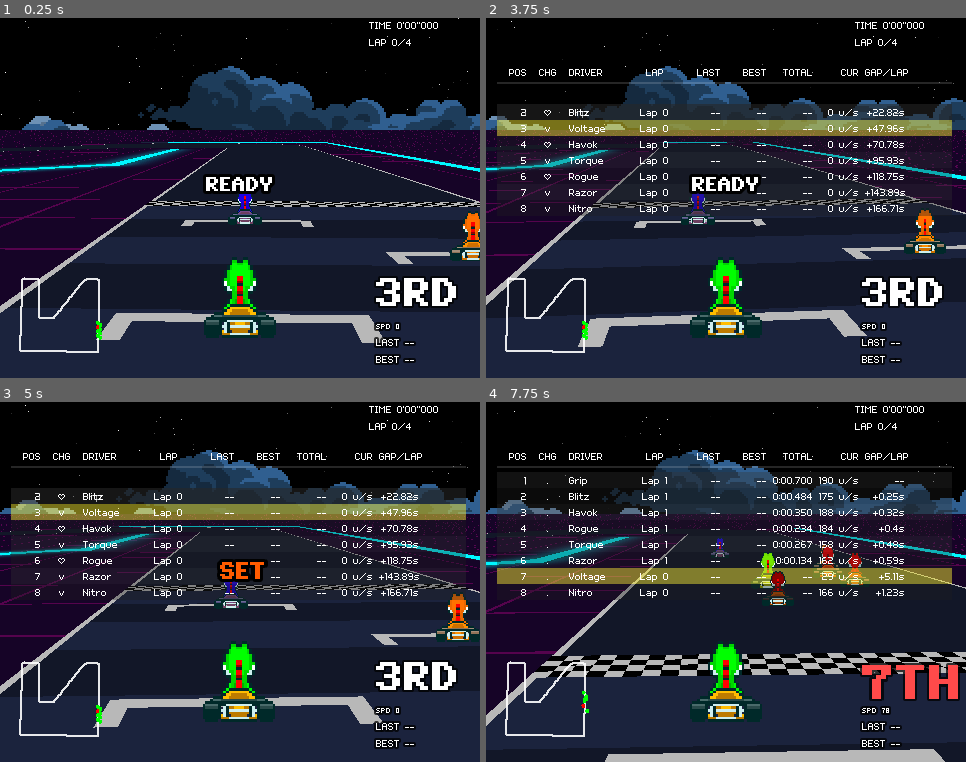
Above: before the commit, frames 1-4 (two rows, left to right).
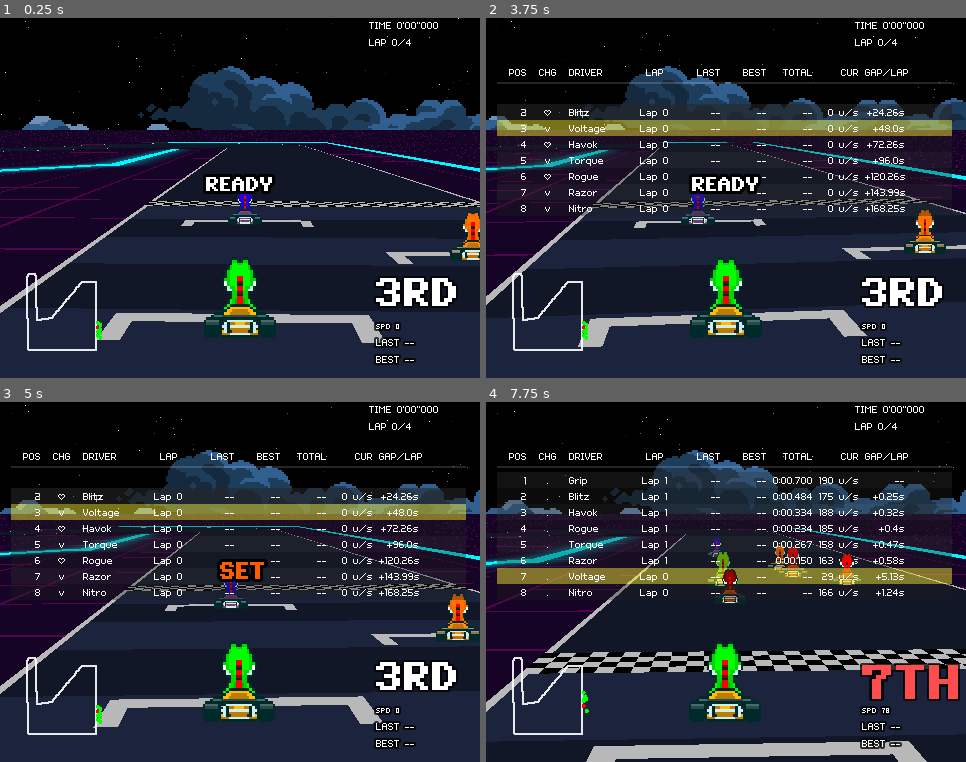
Above: after the commit, the same moments.

Repository: Tekknobot/Kart7
Game: Godot game, scene res://Scenes/main.tscn
The game is run twice, just before and just after one commit, with the same random seed, the same clock (stepped at 60 frames per second) and the same inputs.
Inputs (mouse positions are in pixels of both pictures, inside the frame that each line leads up to):
- Up to frame 1 (0.25 s): no input
- Up to frame 2 (3.75 s): tap Enter (ui_accept) at 0.5 s; move the mouse to (831, 180) at 0.52 s; hold D (Right) 0.53-1.25 s; hold Shift (Drift) 0.53-1.25 s; click (831, 180) at 0.67 s; tap Space (Hop) at 0.77 s; drag from (630, 216) to (702, 270) at 1.27 s; move the mouse to (774, 118) at 2.02 s; hold D (Right) 2.03-2.75 s; tap Tab at 2.1 s; drag from (702, 270) to (582, 144) at 2.77 s; move the mouse to (870, 252) at 3.52 s; hold A (Left) from 3.53 s (still down); tap E (Item) at 3.6 s
- Up to frame 3 (5 s): tap Space (Hop) at 3.77 s; release A (Left) at 4.25 s; drag from (96, 528) to (168, 492) at 4.27 s
- Up to frame 4 (7.75 s): move the mouse to (750, 582) at 5.02 s; hold S (Brake) 5.03-5.75 s; hold Shift (Drift) 5.03-5.75 s; click (750, 582) at 5.17 s; tap Enter (ui_accept) at 5.75, 6.5 s; drag from (654, 492) to (630, 600) at 5.77 s; move the mouse to (831, 564) at 6.52 s; hold W (Forward) 6.53-7.25 s; tap Tab at 6.6 s; tap Space (Hop) at 6.77 s; drag from (630, 600) to (702, 654) at 7.27 s

The runs differ from the first frame. In frame 1, 0.7% of the frame differs, in the area x 3-21%, y 70-94%; in frame 2, 0.9%; in frame 3, 0.9%; in frame 4, 12%, in the area x 0-100%, y 29-100%.

Commit message:
Push for break.

Diff:
--- a/Scenes/main.tscn
+++ b/Scenes/main.tscn
@@ -1285,7 +1285,7 @@
 [node name="Grip" type="Node2D" parent="Sprite Handler/Racers" node_paths=PackedStringArray("_collisionHandler", "_spriteGFX")]
 script = ExtResource("16_hibaj")
 player_ref = NodePath("../Voltage")
-lane_offset_px = 8.0
+lane_offset_px = 16.0
 target_speed = 150.0
 accel = 120.0
 max_speed_override = 420.0
@@ -1355,7 +1355,7 @@
 [node name="Torque" type="Node2D" parent="Sprite Handler/Racers" node_paths=PackedStringArray("_collisionHandler", "_spriteGFX")]
 script = ExtResource("16_hibaj")
 player_ref = NodePath("../Voltage")
-lane_offset_px = 8.0
+lane_offset_px = 16.0
 target_speed = 150.0
 accel = 120.0
 max_speed_override = 420.0
@@ -1427,7 +1427,7 @@
 [node name="Razor" type="Node2D" parent="Sprite Handler/Racers" node_paths=PackedStringArray("_collisionHandler", "_spriteGFX")]
 script = ExtResource("16_hibaj")
 player_ref = NodePath("../Voltage")
-lane_offset_px = 8.0
+lane_offset_px = 16.0
 target_speed = 150.0
 accel = 120.0
 max_speed_override = 420.0
@@ -1498,7 +1498,7 @@
 [node name="Havok" type="Node2D" parent="Sprite Handler/Racers" node_paths=PackedStringArray("_collisionHandler", "_spriteGFX")]
 script = ExtResource("16_hibaj")
 player_ref = NodePath("../Voltage")
-lane_offset_px = 8.0
+lane_offset_px = 16.0
 target_speed = 150.0
 accel = 120.0
 max_speed_override = 420.0
@@ -1568,7 +1568,7 @@
 [node name="Blitz" type="Node2D" parent="Sprite Handler/Racers" node_paths=PackedStringArray("_collisionHandler", "_spriteGFX")]
 script = ExtResource("16_hibaj")
 player_ref = NodePath("../Voltage")
-lane_offset_px = 8.0
+lane_offset_px = 16.0
 target_speed = 150.0
 accel = 120.0
 max_speed_override = 420.0
@@ -1639,7 +1639,7 @@
 [node name="Nitro" type="Node2D" parent="Sprite Handler/Racers" node_paths=PackedStringArray("_collisionHandler", "_spriteGFX")]
 script = ExtResource("16_hibaj")
 player_ref = NodePath("../Voltage")
-lane_offset_px = 8.0
+lane_offset_px = 16.0
 target_speed = 150.0
 accel = 120.0
 max_speed_override = 420.0
@@ -1710,7 +1710,7 @@
 [node name="Rogue" type="Node2D" parent="Sprite Handler/Racers" node_paths=PackedStringArray("_collisionHandler", "_spriteGFX")]
 script = ExtResource("16_hibaj")
 player_ref = NodePath("../Voltage")
-lane_offset_px = 8.0
+lane_offset_px = 16.0
 target_speed = 150.0
 accel = 120.0
 max_speed_override = 420.0
@@ -1979,7 +1979,7 @@
 script = ExtResource("21_pdsj5")
 line_width = 1.0
 color = Color(1, 0, 0, 0)
-points = PackedVector2Array(938, 555, 938, 100, 770, 100, 415, 540, 264, 528, 268, 96, 77, 89, 50, 904, 924, 916)
+points = PackedVector2Array(906, 555, 906, 125, 740, 125, 396, 534, 241, 556, 224, 38, 132, 38, 137, 899, 909, 900)
 show_debug_markers = false
 follow_speed_px_sec = 160.0
 
